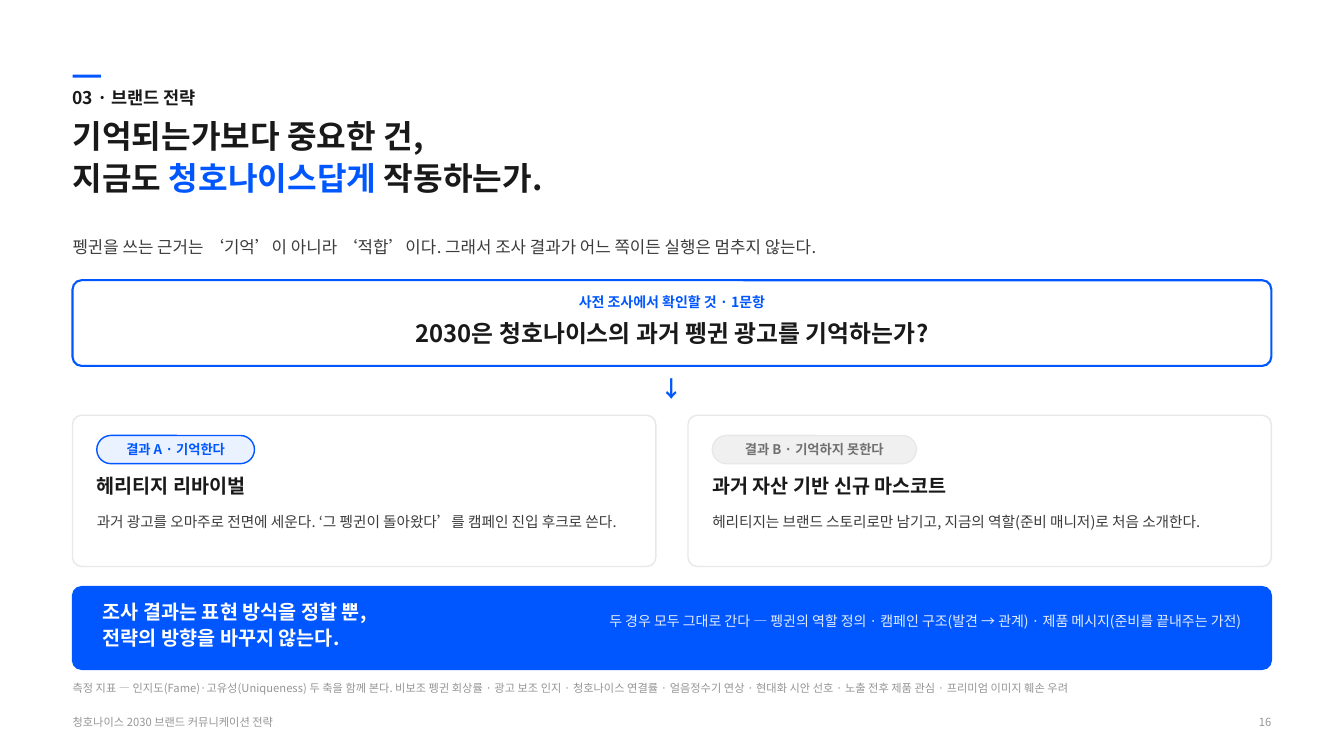
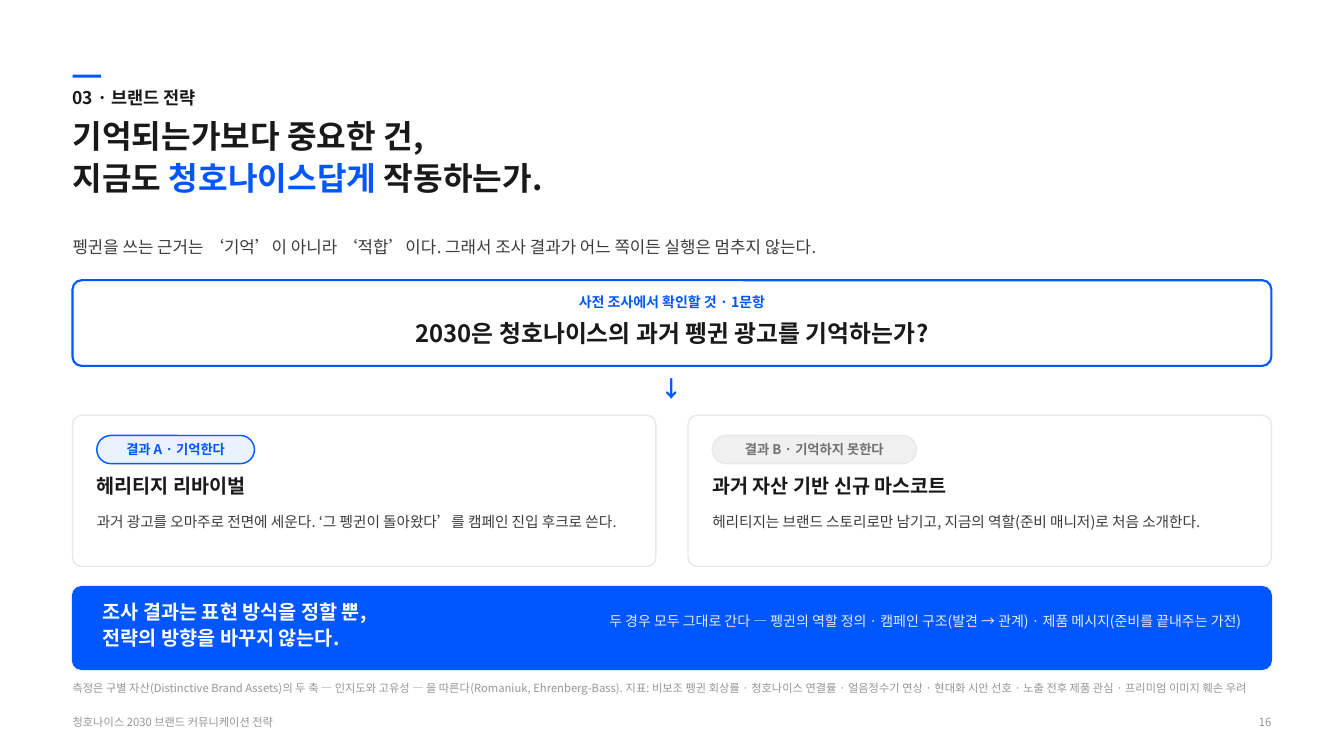
Before and after one commit to PhrenO0/CHAI-AI, a slide deck: slide 20 of 청호나이스-브랜드전략-제안.pptx. Drawn at 1344x756 pixels with LibreOffice and Linux fonts; fonts in the diff are those of the drawing. Boxes give left, top, right and bottom in pixels: in the first picture for what was removed or moved away, otherwise in the second. Text is boxed around its words. In the diff, an @@ line names an element or a change of style, - is before the commit and + after.

```diff
--- a/청호나이스-브랜드전략-제안.pptx
+++ b/청호나이스-브랜드전략-제안.pptx
@@ text at bbox=[73, 683, 1247, 695]: text changed @@
-측정 지표 — 인지도(Fame)·고유성(Uniqueness) 두 축을 함께 본다. 비보조 펭귄 회상률 · 광고 보조 인지 · 청호나이스 연결률 · 얼음정수기 연상 · 현대화 시안 선호 · 노출 전후 제품 관심 · 프리미엄 이미지 훼손 우려
+측정은 구별 자산(Distinctive Brand Assets)의 두 축 — 인지도와 고유성 — 을 따른다(Romaniuk, Ehrenberg-Bass). 지표: 비보조 펭귄 회상률 · 청호나이스 연결률 · 얼음정수기 연상 · 현대화 시안 선호 · 노출 전후 제품 관심 · 프리미엄 이미지 훼손 우려
```
Also in this commit, not shown: 1 other slide changed, 1 other file.
